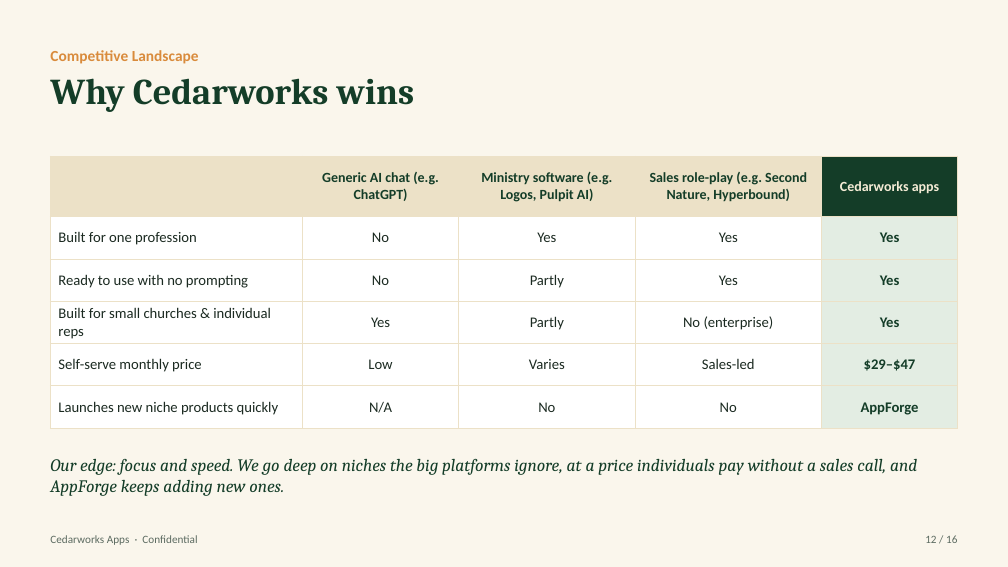
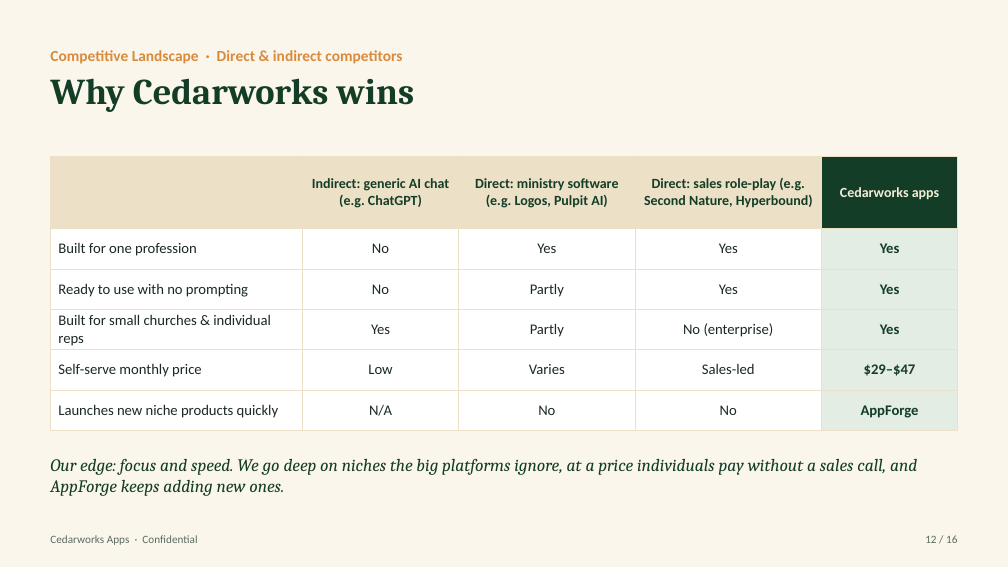
Before and after one commit to Pastorai1/Cedarworksapps, a slide deck: slide 12 of pitch-deck/Cedarworks-Apps-Pitch-Deck.pptx. Drawn at 1008x567 pixels with LibreOffice and Linux fonts; fonts in the diff are those of the drawing. Boxes give left, top, right and bottom in pixels: in the first picture for what was removed or moved away, otherwise in the second. Text is boxed around its words. In the diff, an @@ line names an element or a change of style, - is before the commit and + after.

```diff
--- a/pitch-deck/Cedarworks-Apps-Pitch-Deck.pptx
+++ b/pitch-deck/Cedarworks-Apps-Pitch-Deck.pptx
@@ text at (x1=50, y1=50, x2=402, y2=64): text changed @@
-Competitive Landscape
+Competitive Landscape · Direct & indirect competitors
@@ table at (x1=50, y1=156, x2=958, y2=422) @@
-row 1:  | Generic AI chat (e.g. ChatGPT) | Ministry software (e.g. Logos, Pulpit AI) | Sales role-play (e.g. Second Nature, Hyperbound) | Cedarworks apps
+row 1:  | Indirect: generic AI chat (e.g. ChatGPT) | Direct: ministry software (e.g. Logos, Pulpit AI) | Direct: sales role-play (e.g. Second Nature, Hyperbound) | Cedarworks apps
```
Also in this commit, not shown: 5 other slides changed, 3 other files.
